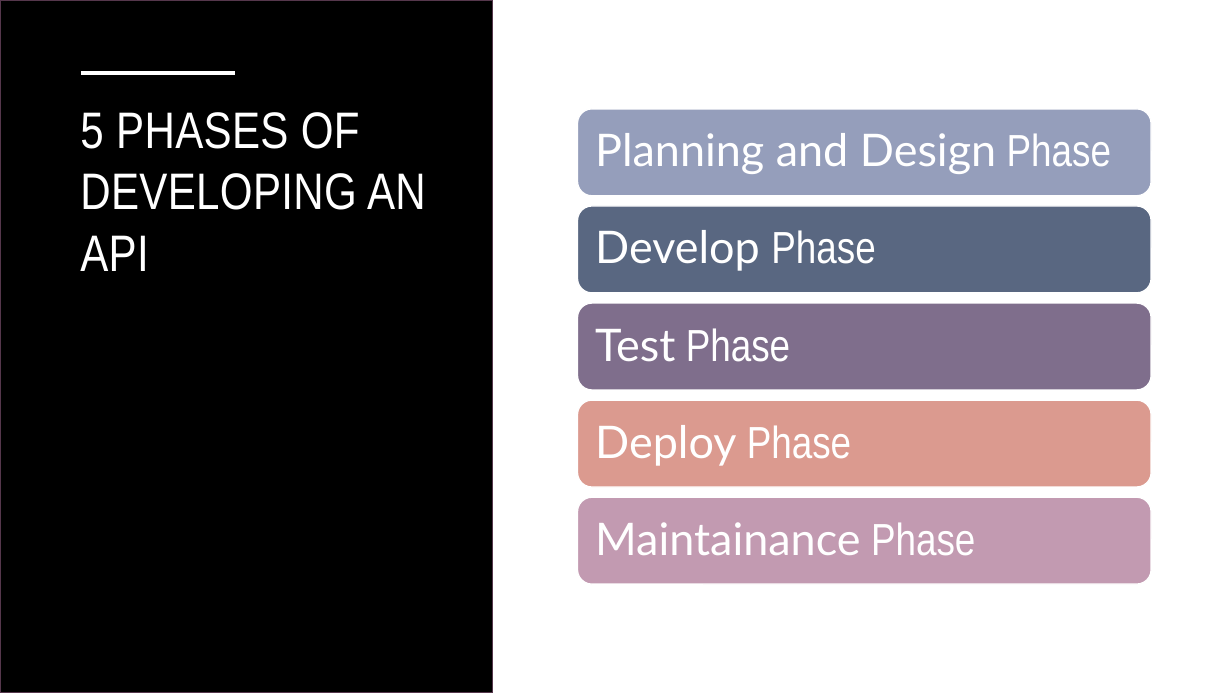
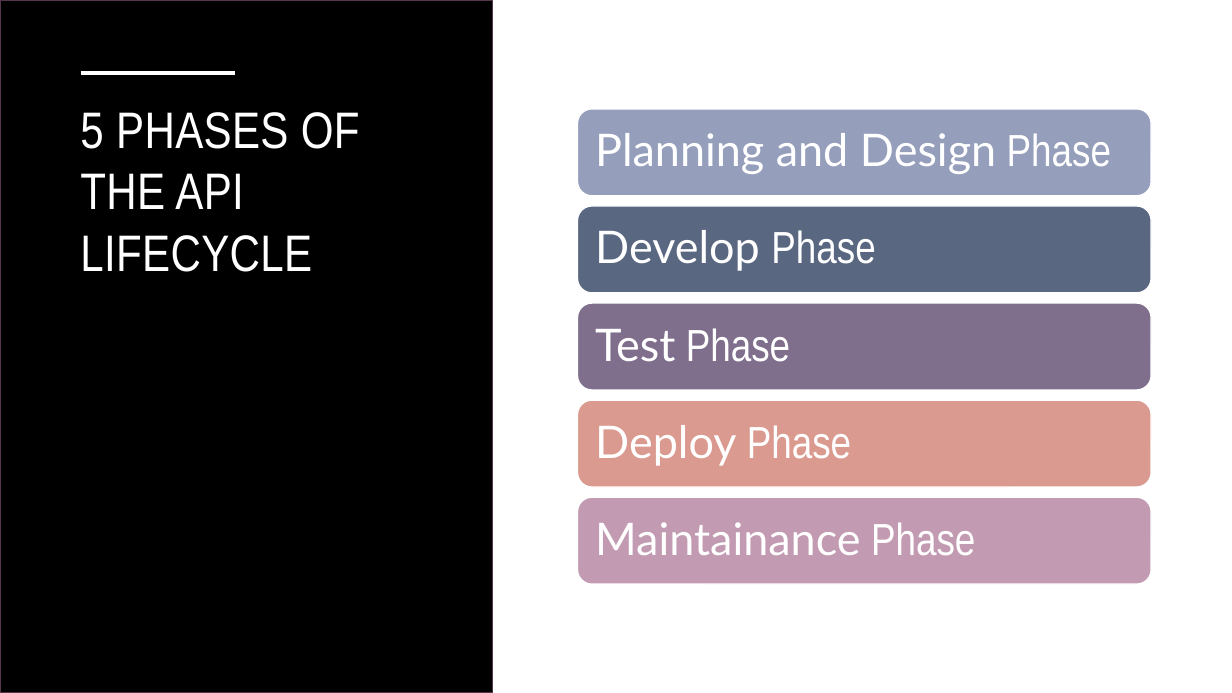
Before and after one commit to ashesh808/API-Demo-Presentation, a slide deck: slide 5 of Presentation.pptx (slide 4 before the commit). Drawn at 1232x693 pixels with LibreOffice and Linux fonts; fonts in the diff are those of the drawing. Boxes give left, top, right and bottom in pixels: in the first picture for what was removed or moved away, otherwise in the second. Text is boxed around its words. In the diff, an @@ line names an element or a change of style, - is before the commit and + after.

```diff
--- a/Presentation.pptx
+++ b/Presentation.pptx
@@ title at [80, 112, 360, 272]: text changed @@
-5 PHASES OF DEVELOPING AN API
+5 PHASES OF THE API LIFECYCLE
```
Also in this commit, not shown: 7 other slides changed, 11 slides added, 1 other file.
